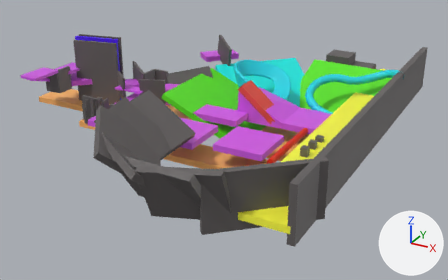
The Blender file assets/level0.blend: old version first, new version second.
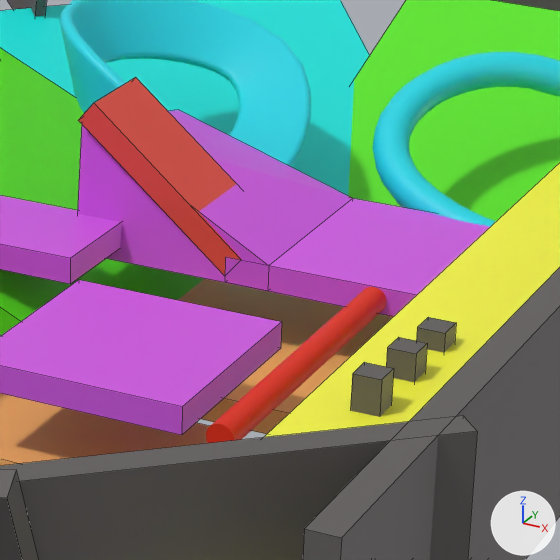
There are two pictures of each version: one whole from a 50 mm camera at (67.5, -174.3, 74.9) aimed at (-26.6, -3.0, -10.7), one close up on the part from 49% to 78% of the width and 22% to 68% of the height. Arrows for +X, +Y and +Z are at lower right; the lights stay in place. The close-ups show mesh edges as thin lines.
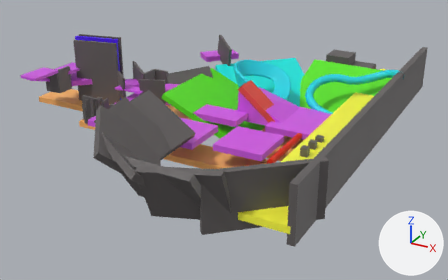
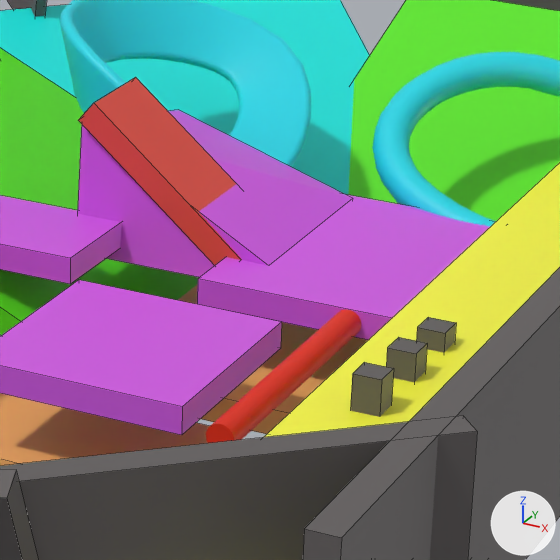
Commit message: level tweaks

The change, as a list of edits to the scene's bpy script:
```text
Change ob_cube_001:
    ob_cube_001.location: (-0.09, 2.34, -0.14) -> (-0.09, 0.23, -0.14)
    ob_cube_001.scale: (7.88, 7.88, 1.0) -> (7.88, 10.5, 1.0)
```

Pixel boxes [x1, y1, x2, y2] of what changed, in the close-ups (560 x 560 px):
'Cube.001', moved, rescaled (11% wider, 23% taller): before [225, 198, 490, 317]; after [197, 194, 490, 340]
